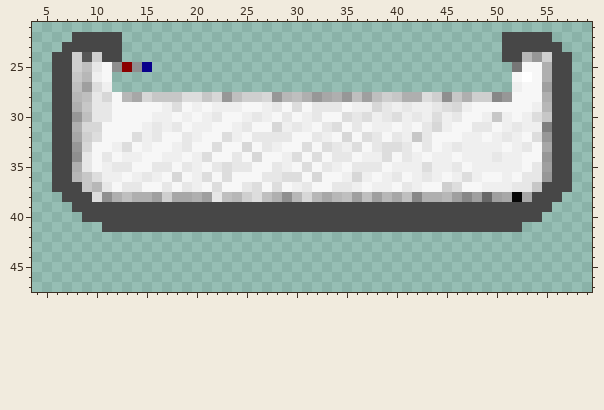
File history of a pixel-art sprite, GameJam/Assets/Sprites/Items/Bathtub_shadow.png. Above, as it was before the edit.
The file is 64x64 pixels. Colours within 5 levels of each other are drawn and written as one. Shown: x 4..59, y 21..47.
Once edited:
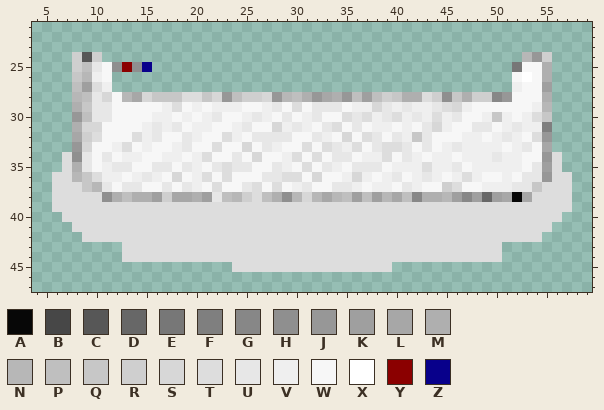
Palette (. is transparent): A #070707  B #474747  C #575757  D #676767  E #777777  F #7f7f7f  G #878787  H #8f8f8f  J #979797  K #9f9f9f  L #a7a7a7  M #afafaf  N #b7b7b7  P #bfbfbf  Q #c7c7c7  R #cfcfcf  S #d7d7d7  T #dddddd  U #e7e7e7  V #efefef  W #f7f7f7  X #ffffff  Y #8b0000  Z #08008b
From old to new:
Changed rows in their new state; - is an unchanged pixel.
first column x 6:
22 --.....--------------------------------------.....--
23 -......--------------------------------------......-
24 ..---..--------------------------------------..---..
25 ..------------------------------------------------..
26 ..------------------------------------------------..
27 ..------------------------------------------------..
28 ..------------------------------------------------..
29 ..------------------------------------------------..
30 ..------------------------------------------------..
31 ..------------------------------------------------..
32 ..------------------------------------------------..
33 ..------------------------------------------------..
34 .T------------------------------------------------T.
35 .T------------------------------------------------T.
36 TT------------------------------------------------TT
37 TTT----------------------------------------------TTT
38 TTTT--------------------------------------------TTTT
39 TTTTTTTTTTTTTTTTTTTTTTTTTTTTTTTTTTTTTTTTTTTTTTTTTTTT
40 -TTTTTTTTTTTTTTTTTTTTTTTTTTTTTTTTTTTTTTTTTTTTTTTTTT-
41 --TTTTTTTTTTTTTTTTTTTTTTTTTTTTTTTTTTTTTTTTTTTTTTTT--
42 ---TTTTTTTTTTTTTTTTTTTTTTTTTTTTTTTTTTTTTTTTTTTTTT---
43 -------TTTTTTTTTTTTTTTTTTTTTTTTTTTTTTTTTTTTTT-------
44 -------TTTTTTTTTTTTTTTTTTTTTTTTTTTTTTTTTTTTTT-------
45 ------------------TTTTTTTTTTTTTTTT------------------
Boxes around the changes in both pictures, in picture pixels (x1, y1, x2, y2):
changed: (52, 32, 572, 272)
